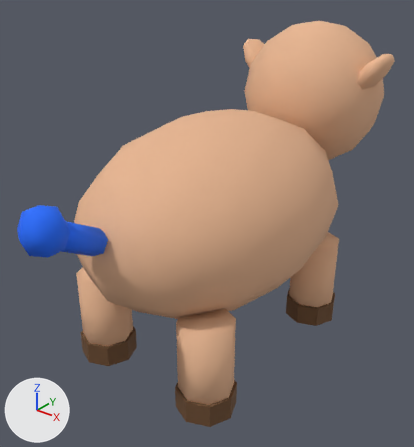
The FBX model client/CultOfComfort.Unity/Assets/Resources/Art/Models/pig.fbx: old version first, new version second.
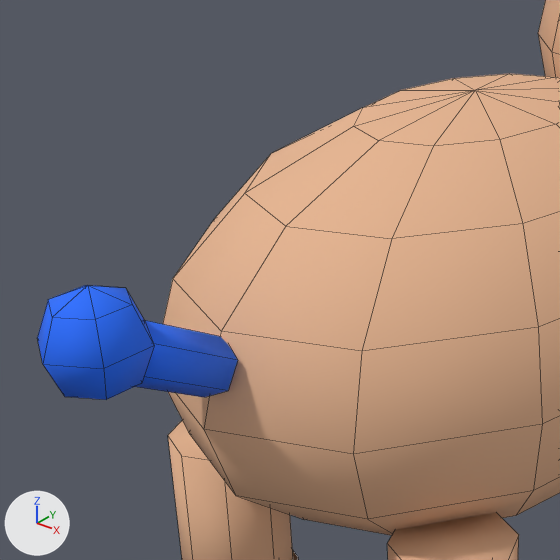
Each version is shown whole from a 50 mm camera at (0.56, -0.723, 0.671) aimed at (-0.021, 0.003, 0.22), then close up on the part from 0% to 61% of the width and 17% to 74% of the height. The axes (+X, +Y, +Z) are drawn at lower left. The lights are the same throughout. The last two pictures show the newer version. The close-ups show mesh edges as thin lines. Where no turn or scale is listed for an object, it has been applied to the vertices.

Objects in the first close-up: 'Body', 'Head', 'LegL', 'LegR'.
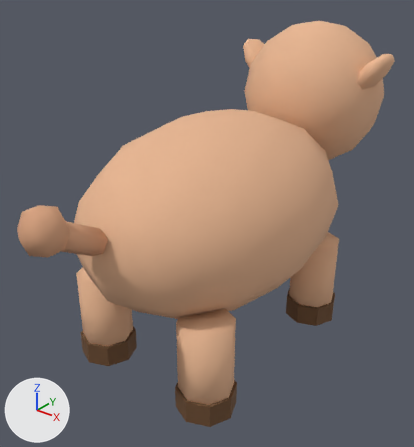
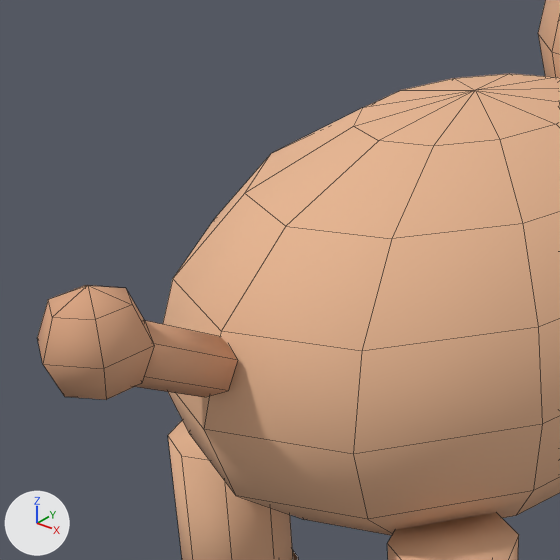
Where the change shows, as pixel boxes [x1, y1, x2, y2] in the close-ups (560 x 560 px):
```json
{"part": 1, "of": "me_body", "change": "surface changed", "before": [37, 285, 243, 400], "after": [37, 285, 243, 400], "on screen": "blue to brown"}
```

The change, as JSON lines over the scene's bpy script:
```json
{"block": "me_body", "where": "me_body.from_pydata(...)  # 118 vertices, 128 faces; spans x -0.19..0.19, y -0.385..0.28, z 0.1..0.42"}
{"block": "me_body", "where": "# used by ob_body; location = (0.0, 0.0, 0.0)"}
{"block": "me_body", "change": "me_body part 1: 128 kept faces spanning x -0.19..0.19, y -0.385..0.28, z 0.1..0.42 get new texture (UV) coordinates"}
```
